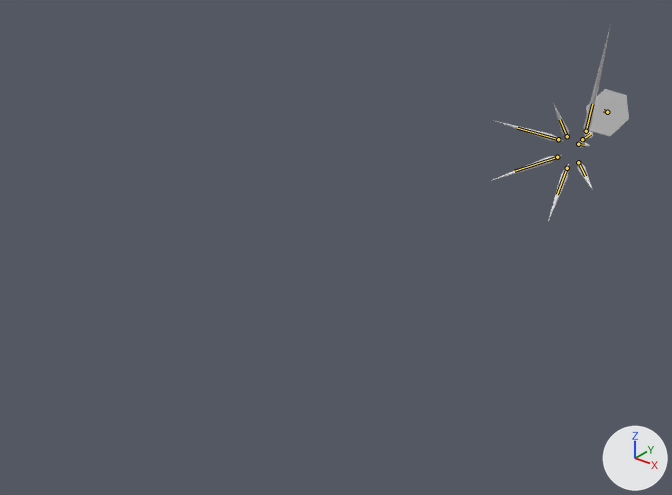
Two versions of the Blender file Enemies/Clarity.blend, one commit apart.
Camera for both pictures: a 50 mm camera at (102.1, -230.5, 88.8) aimed at (-10.3, -90.0, 1.7). Arrows for +X, +Y and +Z are at lower right; the lights stay in place. The picture after the commit comes second. Both versions are drawn at frame 157 of the action 'JumpShotToWalkLeft'; the numbers are the values there. The bones that bend it are drawn over the model as lines.

In view in the first picture: 'Arm', 'BackLeft', 'BackRight', 'Center', 'FrontLeft', 'FrontRight', 'Hat', 'MiddleLeft', 'MiddleRight'.
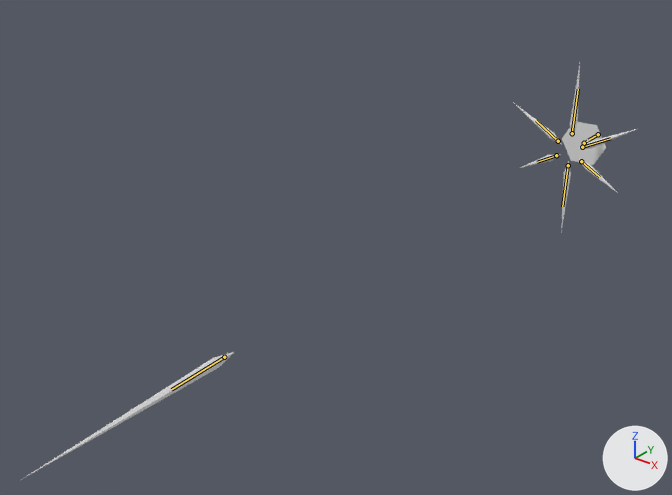
Edits to the scene script, one JSON object a line:
```json
{"block": "bone_center", "where": "bone_center = bpy.data.objects['Armature'].pose.bones['Center']"}
{"op": "set", "path": "bone_center.location", "old": "(0.88, -2.54, -6.94)", "new": "(0.0, -4.59, -19.64)"}
{"op": "set", "path": "bone_center.rotation_quaternion", "old": "(0.69, 0.417, 0.372, -0.115)", "new": "(0.707, 0.707, 0.0, 0.0)", "note": "degrees (70, 49, 17) -> degrees (90, 0, 0)"}
{"block": "bone_hat", "where": "bone_hat = bpy.data.objects['Armature'].pose.bones['Hat']  # child of 'Center'"}
{"op": "set", "path": "bone_hat.location", "old": "(6.1, -1.52, -4.58)", "new": "(0.0, 0.88, -0.02)"}
{"op": "set", "path": "bone_hat.rotation_quaternion", "old": "(0.23, -0.919, 0.001, 0.008)", "new": "(0.011, -0.677, -0.001, -0.66)", "note": "degrees (-152, 1, 0) -> degrees (-148, -88, -31)"}
{"block": "bone_arm", "where": "bone_arm = bpy.data.objects['Armature'].pose.bones['Arm']  # child of 'Center'"}
{"op": "set", "path": "bone_arm.location", "old": "(3.67, -4.13, -0.6)", "new": "(122.35, -85.63, -0.08)"}
{"op": "set", "path": "bone_arm.rotation_quaternion", "old": "(-0.417, 0.686, 0.262, 0.422)", "new": "(-0.203, 0.784, 0.434, 0.392)", "note": "degrees (-118, -63, 1) -> degrees (-2, -128, -121)"}
{"block": "bone_middle_l", "where": "bone_middle_l = bpy.data.objects['Armature'].pose.bones['Middle.L']"}
{"op": "set", "path": "bone_middle_l.location", "old": "(4.41, 5.44, 1.0)", "new": "(6.79, -1.94, -0.9)"}
{"op": "set", "path": "bone_middle_l.rotation_quaternion", "old": "(-0.287, -0.088, 0.718, 0.337)", "new": "(-0.156, 0.843, 0.325, 0.398)", "note": "degrees (-59, -151, 31) -> degrees (0, -129, -138)"}
{"block": "bone_front_l", "where": "bone_front_l = bpy.data.objects['Armature'].pose.bones['Front.L']"}
{"op": "set", "path": "bone_front_l.location", "old": "(-0.86, 4.06, -3.27)", "new": "(6.05, 1.87, -3.73)"}
{"op": "set", "path": "bone_front_l.rotation_quaternion", "old": "(-0.147, -0.341, 0.74, 0.231)", "new": "(0.159, 0.588, 0.771, -0.185)", "note": "degrees (-37, -175, 51) -> degrees (6, 152, -73)"}
{"block": "bone_back_l", "where": "bone_back_l = bpy.data.objects['Armature'].pose.bones['Back.L']"}
{"op": "set", "path": "bone_back_l.location", "old": "(5.8, 2.78, 2.07)", "new": "(0.39, -3.43, 0.31)"}
{"op": "set", "path": "bone_back_l.rotation_quaternion", "old": "(-0.543, -0.253, 0.139, 0.535)", "new": "(0.112, 0.117, -0.173, 0.972)", "note": "degrees (40, 10, -85) -> degrees (-19, -15, 169)"}
{"block": "bone_middle_r", "where": "bone_middle_r = bpy.data.objects['Armature'].pose.bones['Middle.R']"}
{"op": "set", "path": "bone_middle_r.location", "old": "(-2.25, -3.44, 1.4)", "new": "(-6.73, -1.89, -0.75)"}
{"op": "set", "path": "bone_middle_r.rotation_quaternion", "old": "(-0.324, -0.734, 0.019, 0.302)", "new": "(-0.342, -0.401, 0.156, -0.834)", "note": "degrees (125, 36, -22) -> degrees (1, -51, 135)"}
{"block": "bone_front_r", "where": "bone_front_r = bpy.data.objects['Armature'].pose.bones['Front.R']"}
{"op": "set", "path": "bone_front_r.location", "old": "(-3.91, -2.49, -1.5)", "new": "(-6.16, 1.85, -4.03)"}
{"op": "set", "path": "bone_front_r.rotation_quaternion", "old": "(-0.427, -0.676, 0.31, 0.077)", "new": "(-0.758, 0.153, -0.184, -0.607)", "note": "degrees (120, -13, -42) -> degrees (-1, 28, 77)"}
{"block": "bone_back_r", "where": "bone_back_r = bpy.data.objects['Armature'].pose.bones['Back.R']"}
{"op": "set", "path": "bone_back_r.location", "old": "(2.32, -0.34, 1.31)", "new": "(-2.94, 5.13, 2.94)"}
{"op": "set", "path": "bone_back_r.rotation_quaternion", "old": "(-0.491, -0.402, 0.004, 0.513)", "new": "(-0.077, -0.14, 0.976, 0.147)", "note": "degrees (49, 38, -75) -> degrees (-18, -174, 17)"}
```

Changed parts and their boxes [x1, y1, x2, y2] in the pictures (672 x 495 px):
```json
{"object": "Hat", "change": "posed", "before": [586, 89, 629, 136], "after": [562, 122, 606, 165], "on screen": "8% shorter"}
{"object": "Arm", "change": "posed", "before": [584, 24, 611, 136], "after": [21, 352, 234, 480], "on screen": "664% wider, 14% taller"}
{"object": "BackLeft", "change": "posed", "before": [491, 155, 562, 181], "after": [570, 64, 580, 138]}
{"object": "BackRight", "change": "posed", "before": [493, 120, 563, 141], "after": [561, 161, 571, 232]}
{"object": "MiddleLeft", "change": "posed", "before": [548, 164, 569, 221], "after": [514, 103, 562, 145], "on screen": "123% wider, 26% shorter"}
{"object": "MiddleRight", "change": "posed", "before": [553, 103, 569, 140], "after": [579, 128, 639, 149]}
{"object": "FrontLeft", "change": "posed", "before": [577, 160, 593, 190], "after": [520, 154, 561, 168]}
{"object": "FrontRight", "change": "posed", "before": [577, 141, 591, 148], "after": [578, 158, 617, 192]}
{"bone": "Center", "before": "(582, 139) to (590, 134)", "after": "(598, 134) to (588, 140)"}
{"bone": "Hat", "before": "(607, 112) to (603, 110)", "after": "(584, 143) to (587, 140)"}
{"bone": "Arm", "before": "(586, 131) to (592, 104)", "after": "(224, 357) to (171, 389)"}
{"bone": "Middle.L", "before": "(567, 168) to (557, 194)", "after": "(558, 141) to (536, 120)"}
{"bone": "Front.L", "before": "(578, 162) to (585, 176)", "after": "(556, 155) to (537, 162)"}
{"bone": "Back.L", "before": "(557, 157) to (514, 171)", "after": "(572, 133) to (578, 89)"}
{"bone": "Middle.R", "before": "(567, 136) to (560, 119)", "after": "(582, 147) to (610, 138)"}
{"bone": "Front.R", "before": "(578, 144) to (584, 145)", "after": "(581, 161) to (599, 177)"}
{"bone": "Back.R", "before": "(558, 139) to (517, 128)", "after": "(568, 165) to (562, 206)"}
```
